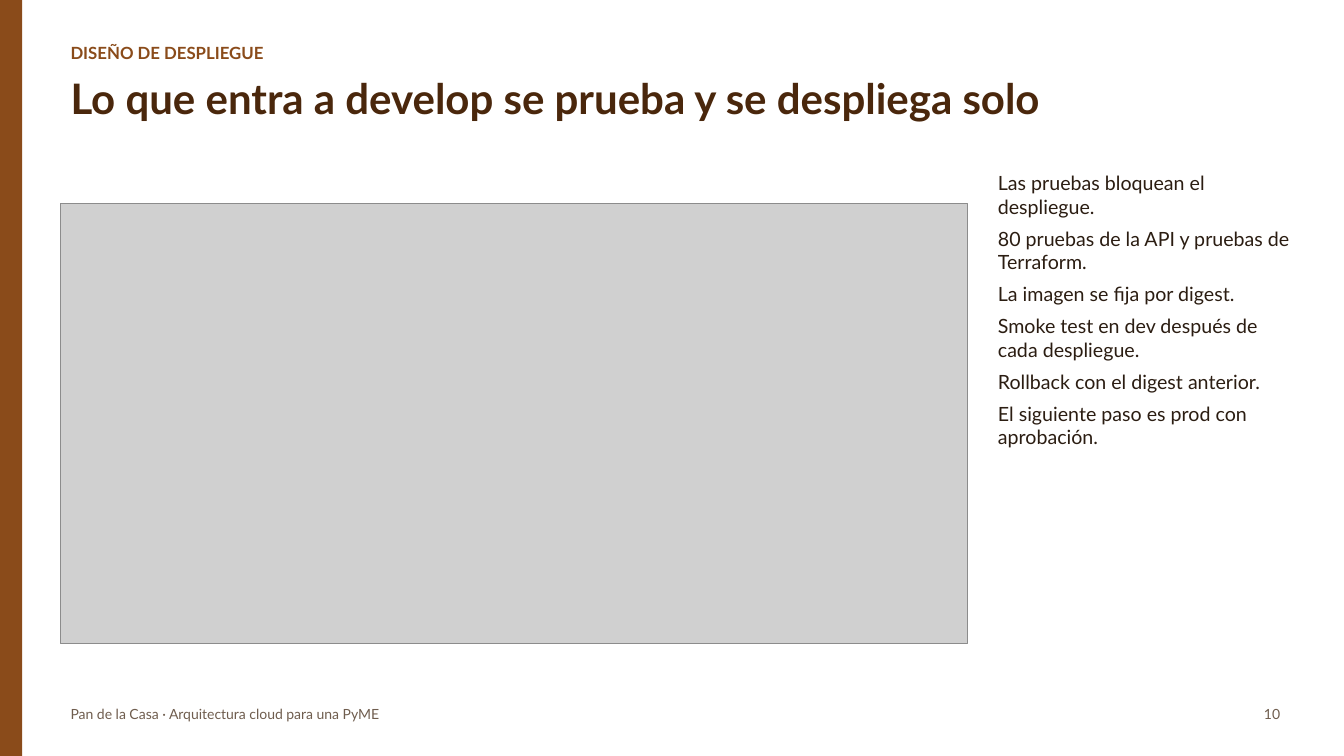
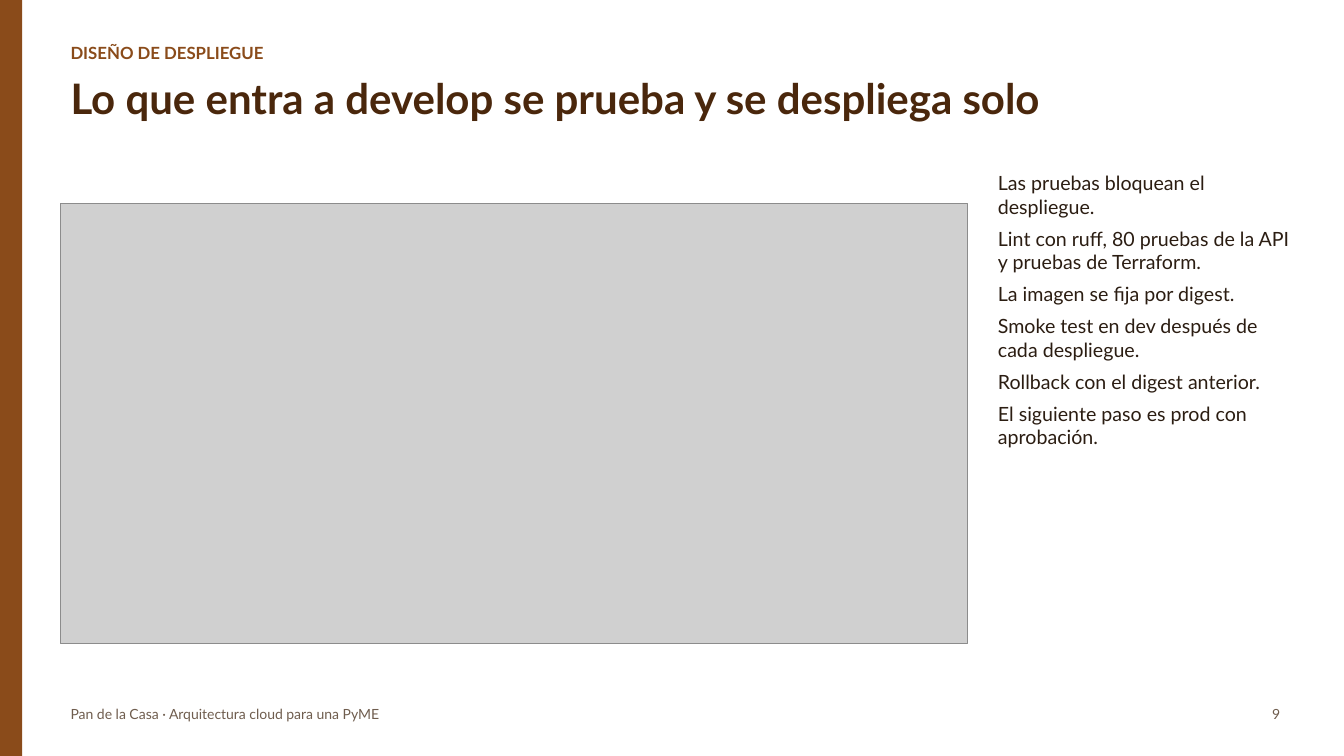
Before and after one commit to camilo-axm/pan-de-la-casa-cloud, a slide deck: slide 9 of docs/sustentacion/Presentación Pan de la Casa.pptx (slide 10 before the commit). Drawn at 1344x756 pixels with LibreOffice and Linux fonts; fonts in the diff are those of the drawing; grey boxes stand for pictures. Boxes give left, top, right and bottom in pixels: in the first picture for what was removed or moved away, otherwise in the second. Text is boxed around its words. In the diff, an @@ line names an element or a change of style, - is before the commit and + after.

Commit message:
docs: completar README y ajustar documentos a 3 replicas, lint y 10 diapositivas

```diff
--- a/docs/sustentacion/Presentación Pan de la Casa.pptx
+++ b/docs/sustentacion/Presentación Pan de la Casa.pptx
@@ text at <box>998,231,1290,273</box>: text changed @@
-80 pruebas de la API y pruebas de Terraform.
+Lint con ruff, 80 pruebas de la API y pruebas de Terraform.
@@ text at <box>1272,709,1280,719</box>: text changed @@
-10
+9
```
Also in this commit, not shown: 7 other slides changed, 1 slide removed, 10 other files.
